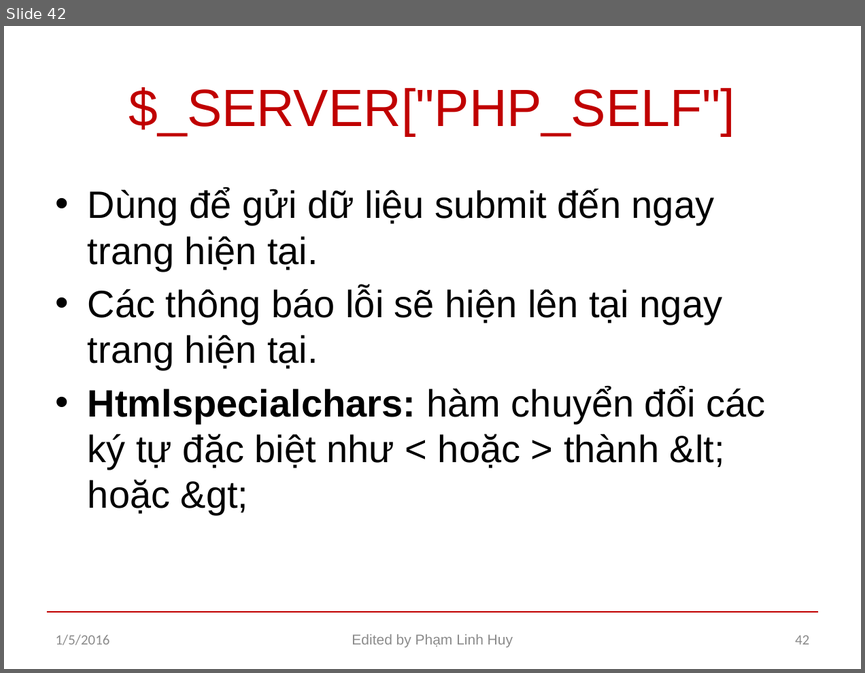
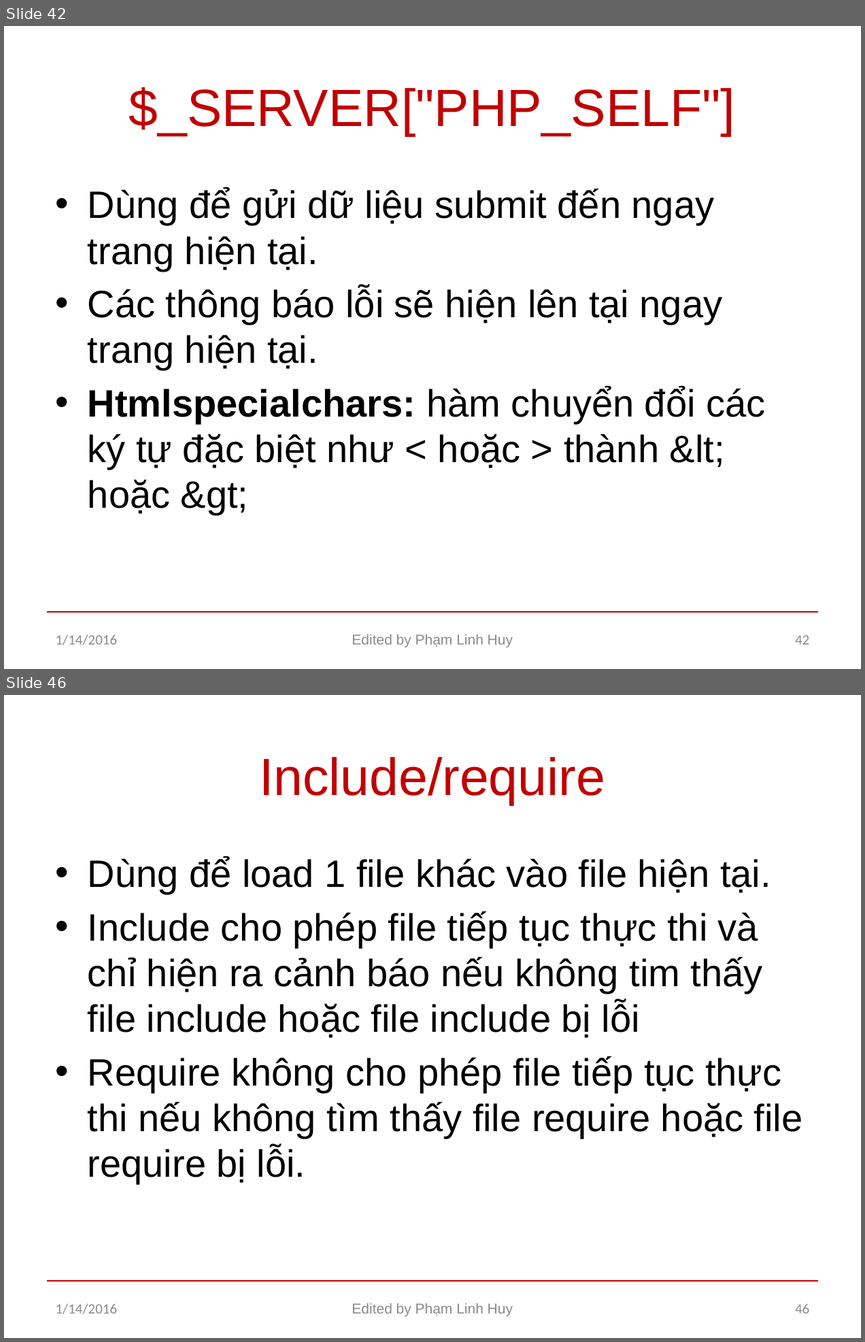
Before and after one commit to larryphamhuy/caodangnghe, a slide deck: PHP.pptx. Shown one above the other, each under a label of ours: slide 42 before the commit, slides 42 and 46 after it; the slides between them are not shown. The pictures are 865x673 and 865x1342 pixels, drawn with LibreOffice and Linux fonts; fonts in the diff are those of the drawing. Boxes give left, top, right and bottom in pixels: in the first picture for what was removed or moved away, otherwise in the second. Text is boxed around its words. In the diff, an @@ line names an element or a change of style, - is before the commit and + after.

```diff
--- a/PHP.pptx
+++ b/PHP.pptx
@@ slide 46 added at box(4, 695, 861, 1338), background #FFFFFF; not listed: 1 template element that a slide beside it also shows @@
@@ title added at box(259, 757, 605, 805), 44 pt, text #C00000 @@
+Include/require
@@ text added at box(88, 857, 803, 1184), 32 pt, text #000000 @@
+• Dùng để load 1 file khác vào file hiện tại.
+• Include cho phép file tiếp tục thực thi và chỉ hiện ra cảnh báo nếu không tim thấy file include hoặc file include bị lỗi
+• Require không cho phép file tiếp tục thực thi nếu không tìm thấy file require hoặc file require bị lỗi.
@@ text added at box(56, 1303, 118, 1314), 12 pt, text #8C8C8C @@
+1/14/2016
@@ text added at box(351, 1303, 513, 1316), 12 pt, text #8C8C8C @@
+Edited by Phạm Linh Huy
@@ page number added at box(795, 1304, 809, 1313), 12 pt, text #8C8C8C @@
+46
@@ slide 42 changed as well @@
@@ text at box(56, 634, 118, 645): text changed @@
-1/5/2016
+1/14/2016
```
Also in this commit, not shown: 41 other slides changed, 4 other slides added, 3 other files.
